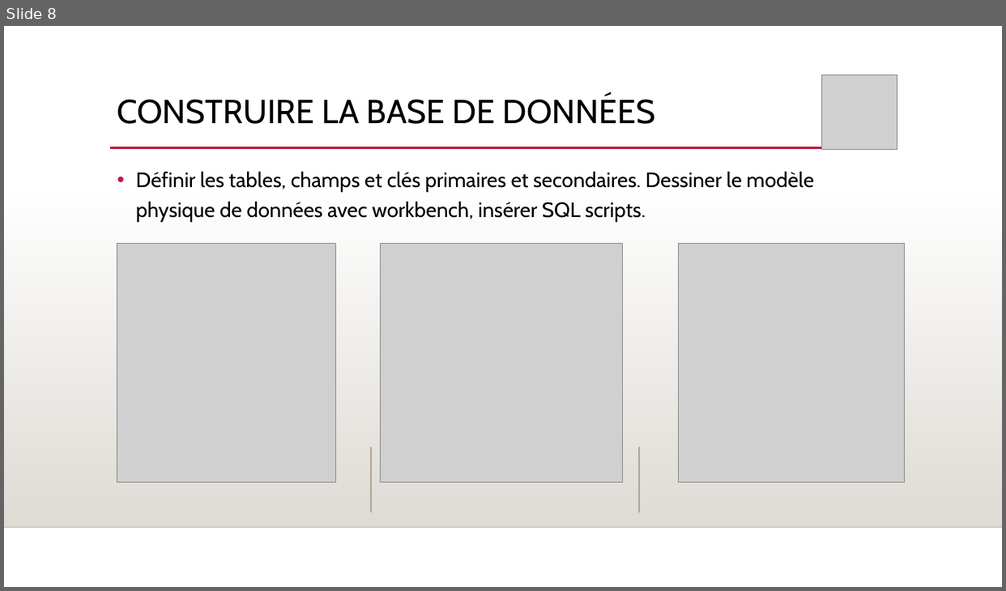
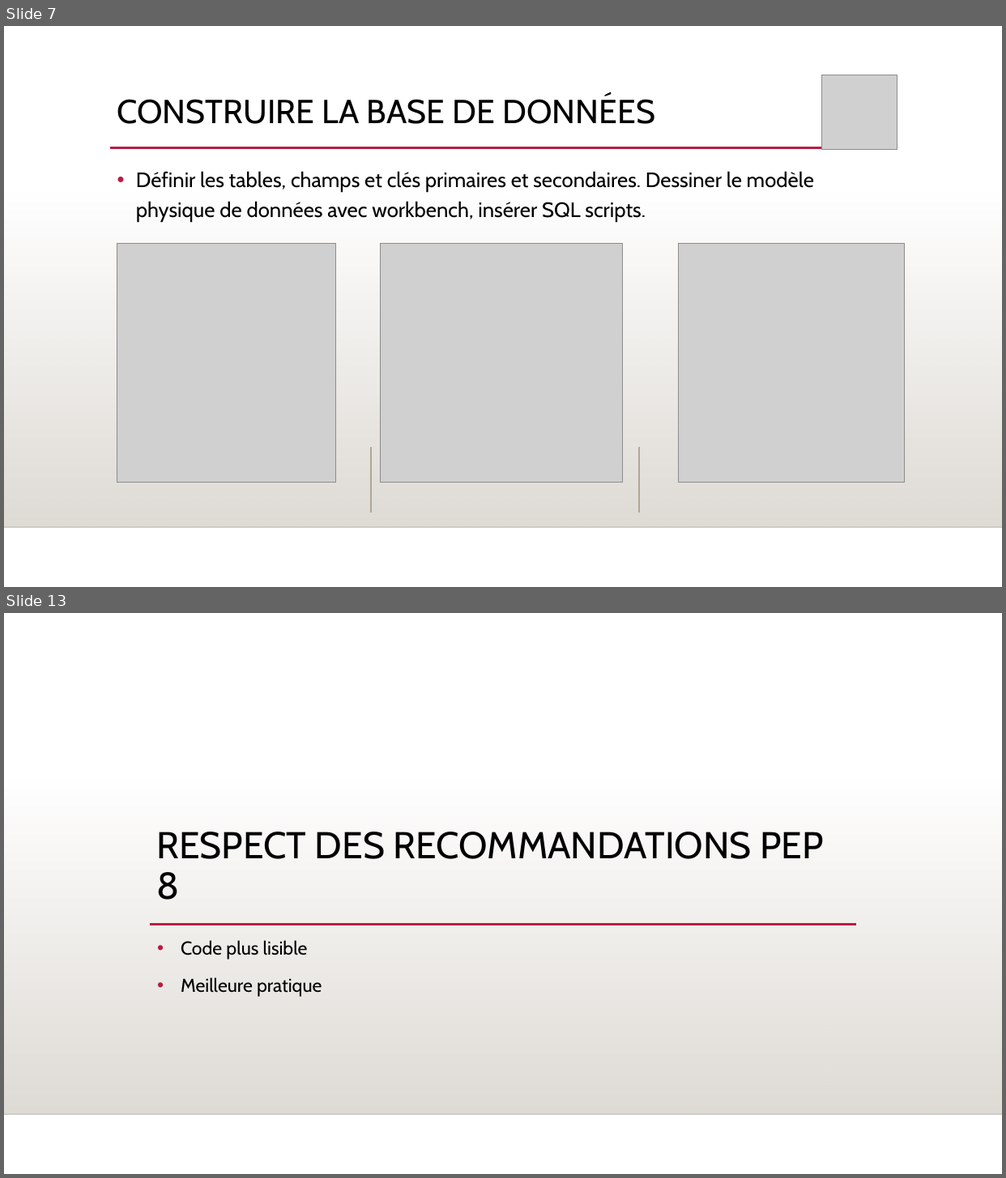
Before and after one commit to Goro-Majima/OpenFoodFacts, a slide deck: SLIDESHOW PROJECT 5.pptx. Shown one above the other, each under a label of ours: slide 8 before the commit, slides 7 and 13 after it; the slides between them are not shown. The pictures are 1006x591 and 1006x1178 pixels, drawn with LibreOffice and Linux fonts; fonts in the diff are those of the drawing; grey boxes stand for pictures; background and template pictures are left out. Boxes give left, top, right and bottom in pixels: in the first picture for what was removed or moved away, otherwise in the second. Text is boxed around its words. In the diff, an @@ line names an element or a change of style, - is before the commit and + after.

```diff
--- a/SLIDESHOW PROJECT 5.pptx
+++ b/SLIDESHOW PROJECT 5.pptx
@@ slide 13 added at (x1=4, y1=613, x2=1002, y2=1174), background picture (left out); not listed: 2 template elements that a slide beside it also shows @@
@@ title added at (x1=157, y1=832, x2=823, y2=900), 36 pt, text #000000 @@
+RESPECT DES RECOMMANDATIONS PEP 8
@@ line added from (150, 924) to (857, 924), #B71E42 2.5 pt @@
@@ text added at (x1=181, y1=940, x2=322, y2=997), 18 pt, text #000000 @@
+• Code plus lisible
+• Meilleure pratique
@@ what was slide 8 is now slide 7 @@
```
Also in this commit, not shown: 4 slides changed, 7 other slides added, 2 slides removed, 1 other file.
